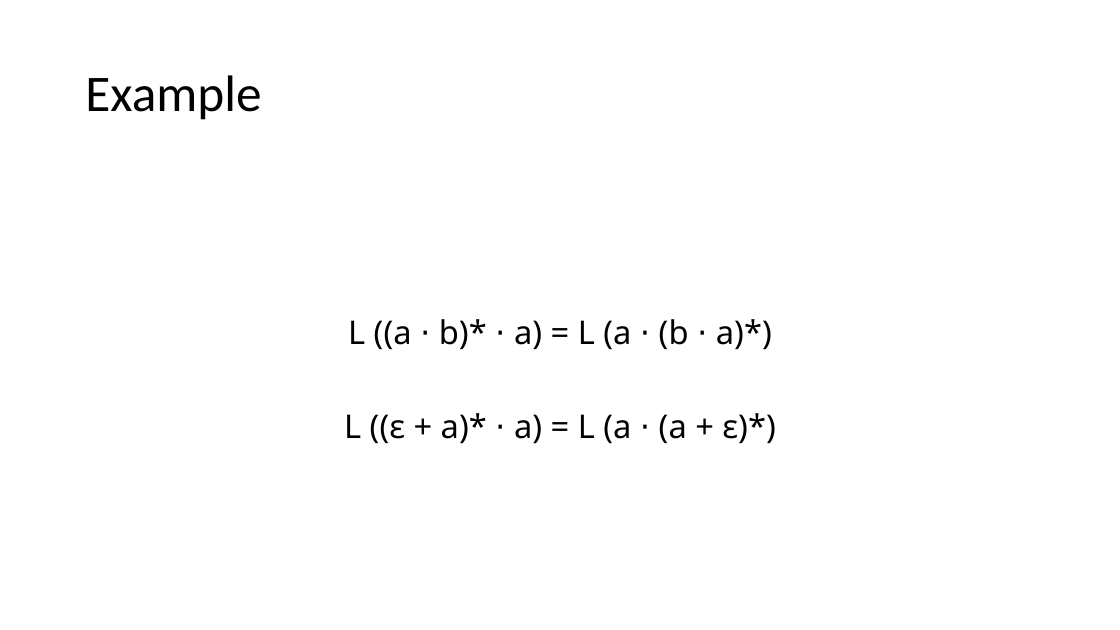
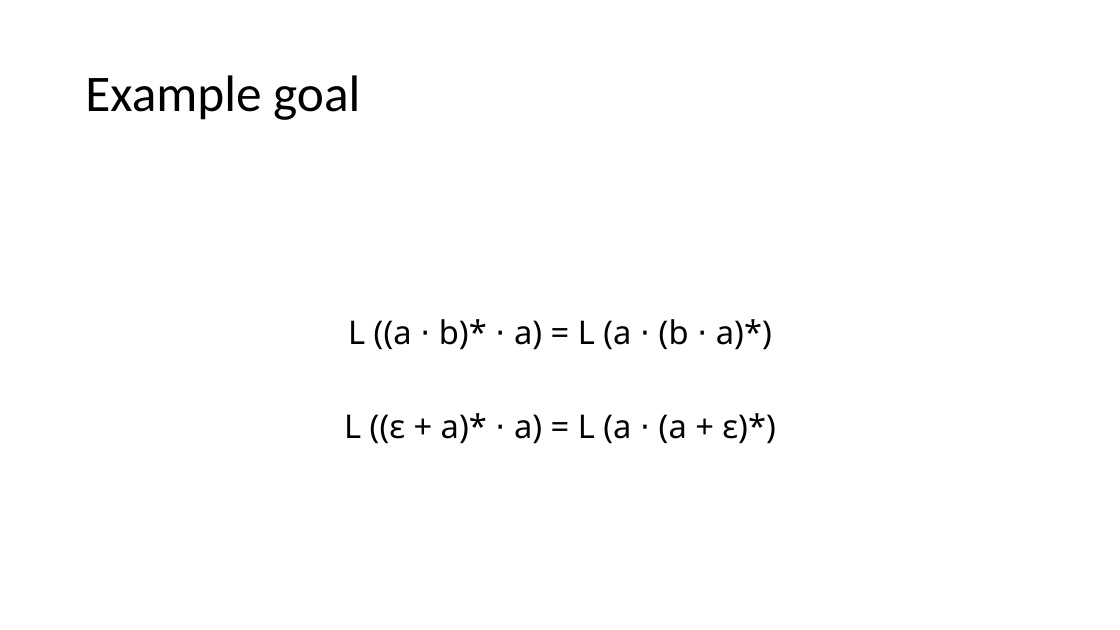
Before and after one commit to Helli/fds_seminar, a slide deck: slide 14 of slides.pptx. Drawn at 1120x630 pixels with LibreOffice and Linux fonts; fonts in the diff are those of the drawing. Boxes give left, top, right and bottom in pixels: in the first picture for what was removed or moved away, otherwise in the second. Text is boxed around its words. In the diff, an @@ line names an element or a change of style, - is before the commit and + after.

Commit message:
more slide improvements

```diff
--- a/slides.pptx
+++ b/slides.pptx
@@ title at (85, 75, 360, 120): text changed @@
-Example
+Example goal
```
